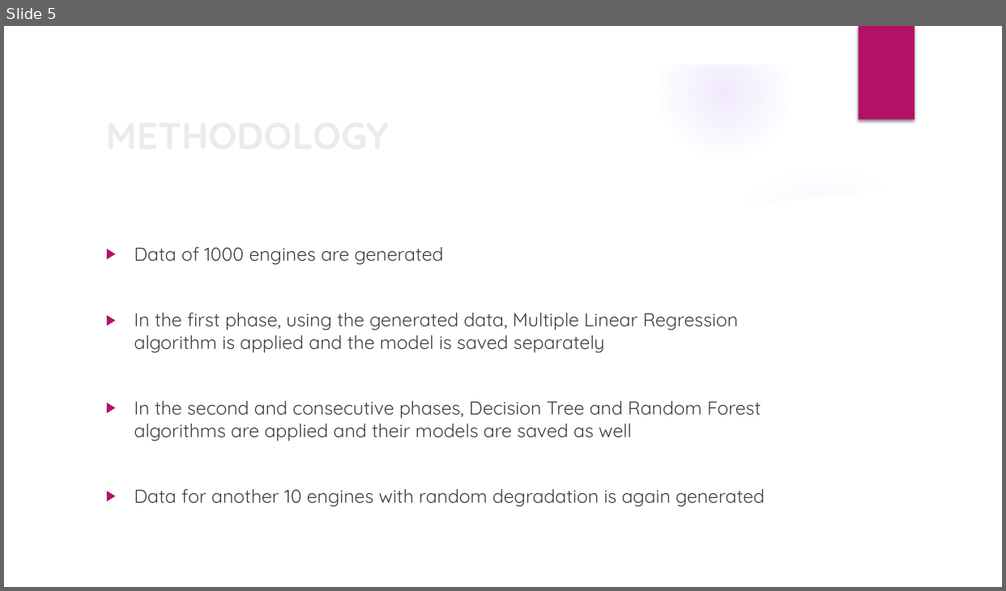
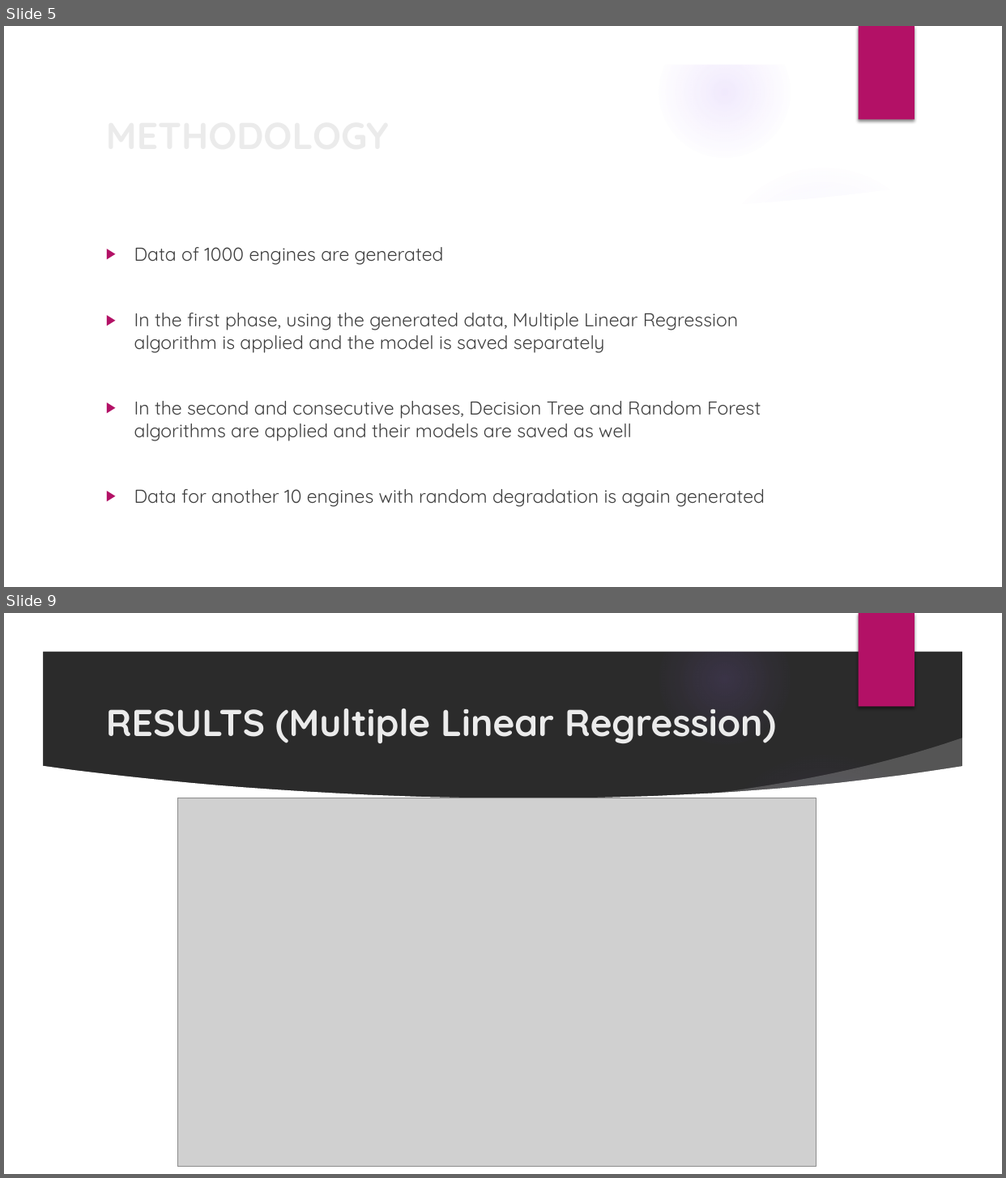
Before and after one commit to nsudhanva/ectm, a slide deck: docs/ectm_presentation.pptx. Shown one above the other, each under a label of ours: slide 5 before the commit, slides 5 and 9 after it; the slides between them are not shown. The pictures are 1006x591 and 1006x1178 pixels, drawn with LibreOffice and Linux fonts; fonts in the diff are those of the drawing; grey boxes stand for pictures; background and template pictures are left out; a plain dark background stands for a picture behind light text. Boxes give left, top, right and bottom in pixels: in the first picture for what was removed or moved away, otherwise in the second. Text is boxed around its words. In the diff, an @@ line names an element or a change of style, - is before the commit and + after.

```diff
--- a/docs/ectm_presentation.pptx
+++ b/docs/ectm_presentation.pptx
@@ slide 9 added at [4,613,1002,1174], background picture (left out); not listed: 9 template elements that a slide beside it also shows @@
@@ title added at [106,709,776,744], 36 pt, text #EBEBEB, bold @@
+RESULTS (Multiple Linear Regression)
@@ picture added at [177,798,816,1167] @@
```
Also in this commit, not shown: 4 slides changed, 2 other slides added, 3 slides removed, 4 other files.
